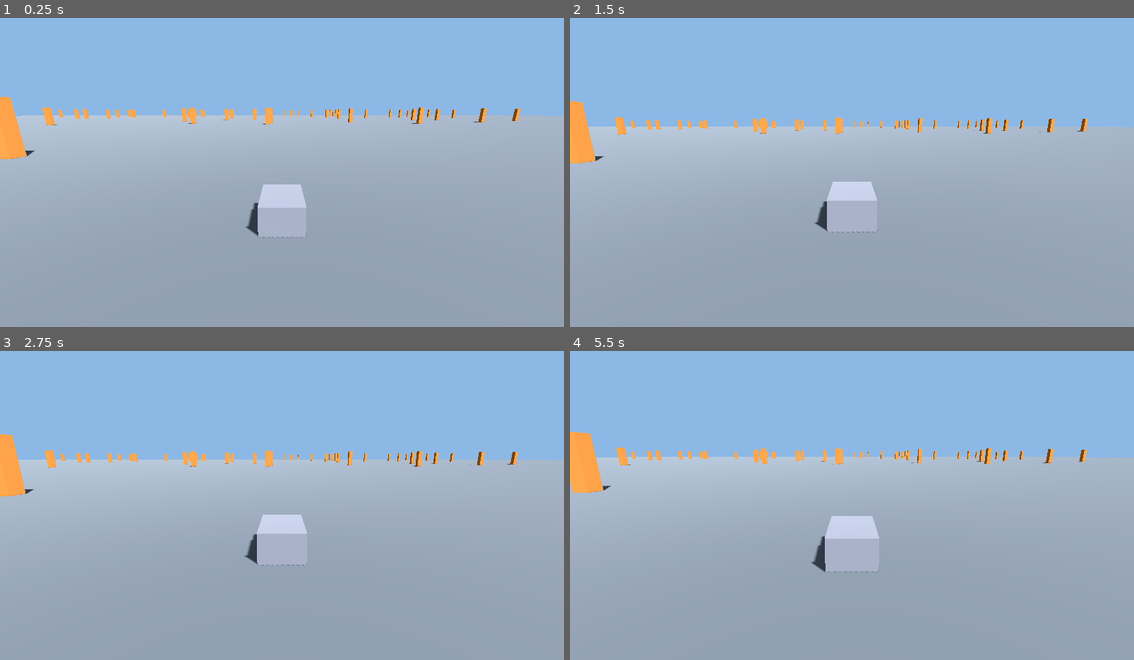
Above: before the commit, frames 1-4 (two rows, left to right).
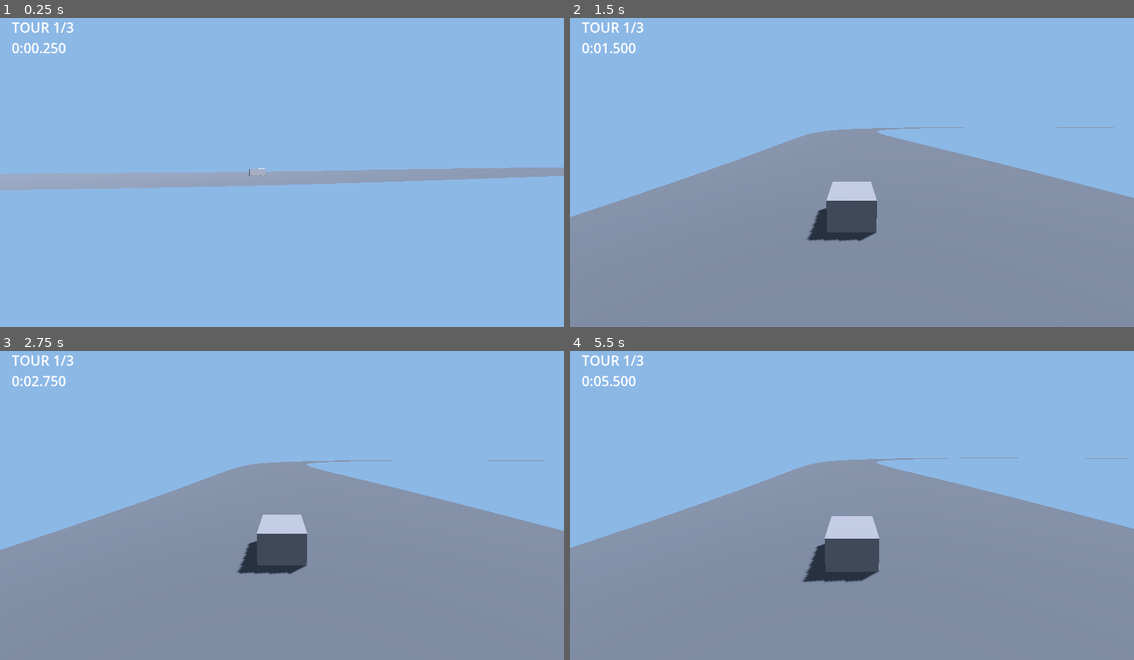
Above: after the commit, the same moments.

Repository: Ajustor/superKart
Game: Godot game, scene res://scenes/race.tscn
Two runs of this game, one before a commit and one after it. Both use one fixed random seed, a clock stepped at 60 frames per second and the inputs below. Before the commit the project starts from res://scenes/test_ground.tscn.
Inputs (mouse positions are in pixels of both pictures, inside the frame that each line leads up to):
- Up to frame 1 (0.25 s): no input
- Up to frame 2 (1.5 s): tap Enter at 0.5 s; move the mouse to (976, 153) at 0.52 s; hold Right (steer_right) 0.53-1.25 s; hold Space (drift) 0.53-1.25 s; click (976, 153) at 0.67 s; drag from (739, 184) to (823, 231) at 1.27 s
- Up to frame 3 (2.75 s): move the mouse to (338, 431) at 2.02 s; hold Right (steer_right) from 2.03 s (still down); tap Ctrl (use_item) at 2.1 s
- Up to frame 4 (5.5 s): release Right (steer_right) at 2.75 s; drag from (823, 564) to (682, 452) at 2.77 s; move the mouse to (1021, 548) at 3.52 s; hold Left (steer_left) 3.53-4.25 s; tap Alt at 3.6 s; drag from (682, 452) to (767, 422) at 4.27 s; move the mouse to (880, 502) at 5.02 s; hold Down (brake) from 5.03 s (still down); hold Up (throttle) from 5.03 s (still down); click (880, 502) at 5.17 s

The runs differ from the first frame. In frame 1, 65% of the frame differs, in the area x 0-100%, y 1-100%; in frame 2, 32%; in frame 3, 32%; in frame 4, 33%.

Commit message:
feat: scene de course avec circuit, chrono et HUD
Co-Authored-By: Claude Opus 5 (1M context) <noreply@anthropic.com>

Diff:
--- a/project.godot
+++ b/project.godot
@@ -12,7 +12,7 @@
 
 config/name="Karting"
 config/features=PackedStringArray("4.7", "GL Compatibility")
-run/main_scene="res://scenes/test_ground.tscn"
+run/main_scene="res://scenes/race.tscn"
 
 [input]
 
--- /dev/null
+++ b/scenes/race.tscn
@@ -0,0 +1,42 @@
+[gd_scene load_steps=7 format=3]
+
+[ext_resource type="PackedScene" path="res://scenes/tracks/track_01.tscn" id="1_track"]
+[ext_resource type="PackedScene" path="res://scenes/kart/kart.tscn" id="2_kart"]
+[ext_resource type="Script" path="res://scripts/camera/chase_camera.gd" id="3_camera"]
+[ext_resource type="Script" path="res://scripts/race/race_session.gd" id="4_session"]
+[ext_resource type="Script" path="res://scripts/ui/race_hud.gd" id="5_hud"]
+
+[sub_resource type="Environment" id="Env_race"]
+background_mode = 1
+background_color = Color(0.55, 0.72, 0.90, 1)
+ambient_light_source = 2
+ambient_light_color = Color(0.6, 0.68, 0.78, 1)
+ambient_light_energy = 0.6
+
+[node name="Race" type="Node3D"]
+
+[node name="WorldEnvironment" type="WorldEnvironment" parent="."]
+environment = SubResource("Env_race")
+
+[node name="DirectionalLight3D" type="DirectionalLight3D" parent="."]
+transform = Transform3D(0.766, -0.492, 0.414, 0, 0.643, 0.766, -0.643, -0.587, 0.492, 0, 40, 0)
+shadow_enabled = true
+
+[node name="Track" parent="." instance=ExtResource("1_track")]
+
+[node name="Kart" parent="." instance=ExtResource("2_kart")]
+
+[node name="ChaseCamera" type="Camera3D" parent="."]
+script = ExtResource("3_camera")
+target_path = NodePath("../Kart")
+
+[node name="Session" type="Node" parent="."]
+script = ExtResource("4_session")
+track_path = NodePath("../Track")
+kart_path = NodePath("../Kart")
+
+[node name="HUD" type="CanvasLayer" parent="."]
+
+[node name="RaceHUD" type="Control" parent="HUD"]
+script = ExtResource("5_hud")
+session_path = NodePath("../../Session")
--- /dev/null
+++ b/scripts/ui/race_hud.gd
@@ -0,0 +1,33 @@
+class_name RaceHUD
+extends Control
+
+## Trois informations, pas une de plus : le tour, le chrono, le meilleur temps.
+## Le palier de mini-turbo n'y figure pas — c'est la couleur des étincelles qui
+## le dit, et le joueur ne doit pas avoir à quitter la route des yeux.
+
+@export var session_path: NodePath
+
+var _session: RaceSession
+var _label: Label
+
+
+func _ready() -> void:
+	_session = get_node(session_path) as RaceSession
+	assert(_session != null, "session_path doit pointer vers une RaceSession")
+
+	_label = Label.new()
+	_label.position = Vector2(24, 16)
+	_label.add_theme_font_size_override("font_size", 28)
+	add_child(_label)
+
+
+func _process(_delta: float) -> void:
+	var tour := mini(_session.progress.lap + 1, _session.lap_count)
+	var lignes := PackedStringArray()
+	lignes.append("TOUR %d/%d" % [tour, _session.lap_count])
+	lignes.append(RaceTimer.format(_session.timer.current))
+	if _session.timer.has_best:
+		lignes.append("MEILLEUR %s" % RaceTimer.format(_session.timer.best))
+	if _session.finished:
+		lignes.append("ARRIVÉE")
+	_label.text = "\n".join(lignes)
Not shown, added: scripts/ui/race_hud.gd.uid
